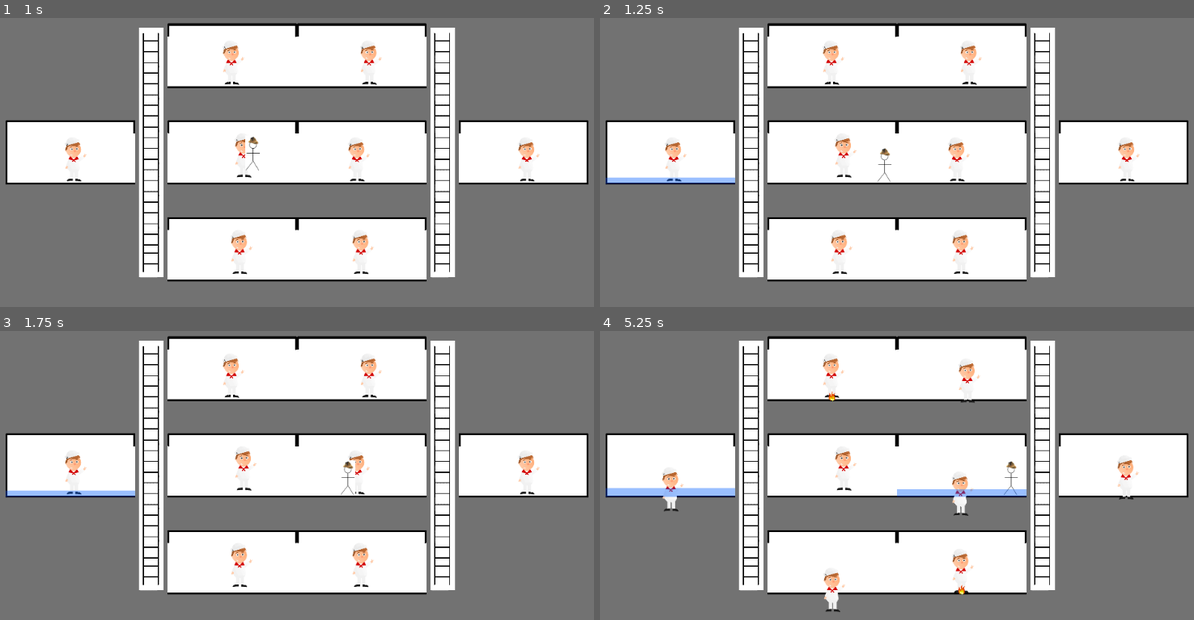
Above: before the commit, frames 1-4 (two rows, left to right).
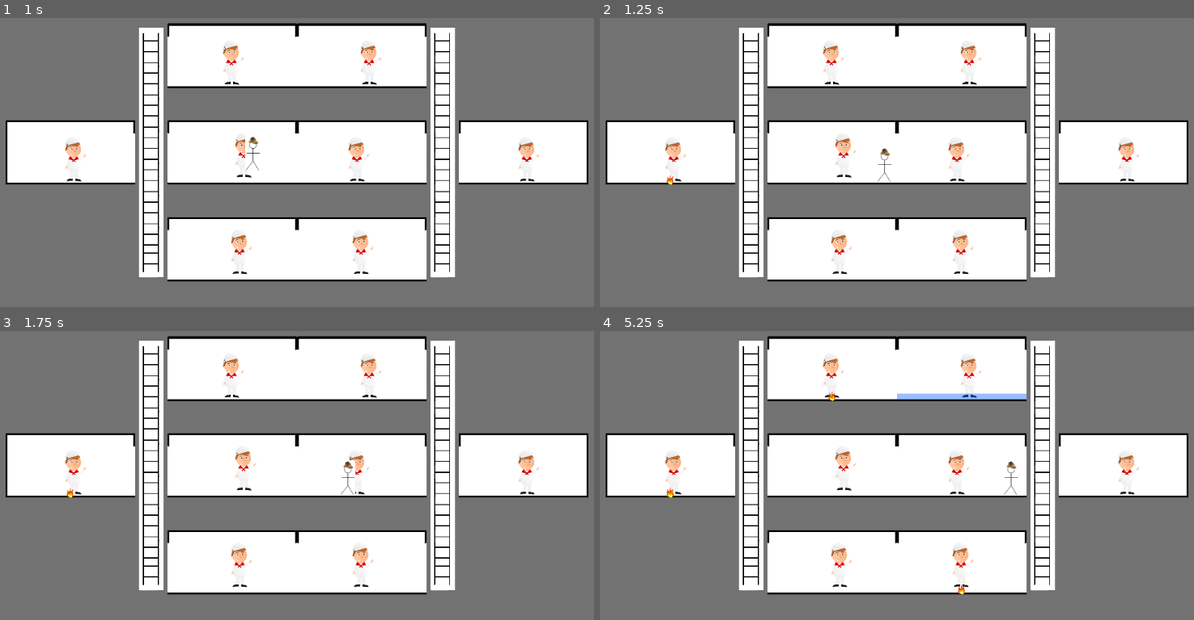
Above: after the commit, the same moments.

Repository: danielcannell/deep-clue-sea
Game: Godot game, scene res://Main.tscn
Same seed, same stepped clock (60 frames per second), same inputs: the game is played once before the commit and once after it.
Inputs (mouse positions are in pixels of both pictures, inside the frame that each line leads up to):
- Up to frame 1 (1 s): tap Enter at 0.5 s; move the mouse to (71, 153) at 0.52 s; hold D (move_right) from 0.53 s (still down); click (71, 153) at 0.67 s; tap Space (jump) at 0.77 s
- Up to frame 2 (1.25 s): keep holding D (move_right)
- Up to frame 3 (1.75 s): keep holding D (move_right); tap Space (jump) at 1.25, 1.52 s; move the mouse to (362, 368) at 1.27 s; click (362, 368) at 1.42 s
- Up to frame 4 (5.25 s): tap Enter at 2 s; move the mouse to (962, 466) at 2.02 s; release D (move_right) at 2.03 s; hold A (move_left) 2.03-2.78 s; click (962, 466) at 2.17 s; move the mouse to (962, 562) at 2.77 s; hold D (move_right) 2.78-4.28 s; click (962, 562) at 2.92 s; tap Space (jump) at 3.02, 3.77, 4.52 s; move the mouse to (831, 368) at 3.52 s; click (831, 368) at 3.67 s; move the mouse to (831, 466) at 4.27 s; hold A (move_left) 4.28-5.03 s; click (831, 466) at 4.42 s; move the mouse to (831, 562) at 5.02 s; hold D (move_right) from 5.03 s (still down); click (831, 562) at 5.17 s

Frame 1 is identical in both runs. In frame 2, 0.6% of the frame differs, in the area x 0-23%, y 54-58%; in frame 3, 0.6%; in frame 4, 3.6%, in the area x 0-91%, y 9-98%.
Error after the commit: Invalid get index 'x' (on base: 'int'). (res://room/Room.gd:80)

Commit message:
Fix environment and path planner

Diff:
--- a/crewmen/pathplanner.gd
+++ b/crewmen/pathplanner.gd
@@ -133,14 +133,13 @@
     return pr
 
 # pos: Vector2D
-# endroom: int
-func get_path_vector(pos, endroom):
-    # Get startroom from pos
+# endpos: Vector2D
+func get_path_vector(pos, endpos):
+    # Get room ids
     var sn = submarine.containing_room_id(pos)
+    var en = submarine.containing_room_id(endpos)
     # Run shortest-path algorithm on graph
-    var pr = dijkstra(roomgraph, sn, endroom)
-    print(pr.path)
-    print(pr.dist)
+    var pr = dijkstra(roomgraph, sn, en)
 
     # If there is no path, return 0
     if pr.dist == INF:
@@ -149,11 +148,10 @@
     var path = pr.path
 
     # If we're in the goal room, return a vector to the room center
-    if roommapping[endroom] == path[0]:
-        return submarine.room(endroom).centre_position() - pos
+    if roommapping[en] == path[0]:
+        return endpos - pos
 
     # Work out which direction we should head in
-    print(path)
     var path_0 = null
     var path_1 = null
     for rm in roommapping.keys():
--- a/submarine/environment/Environment.gd
+++ b/submarine/environment/Environment.gd
@@ -23,10 +23,10 @@
         print("disaster")
         var room_id = Globals.ROOMS_LIST[randi() % NUMROOMS]
         var affected_room = submarine.room(room_id)
-        var disaster_type = randi() % 2
-        if disaster_type == 0:
+        var is_fire = rand_range(0, 100) < 80
+        if is_fire or room_id == Globals.Rooms.PumpRoom:
             print("fire")
             affected_room.start_fire()
-        elif disaster_type == 1:
+        else:
             print("flood")
             affected_room.start_flooding()
